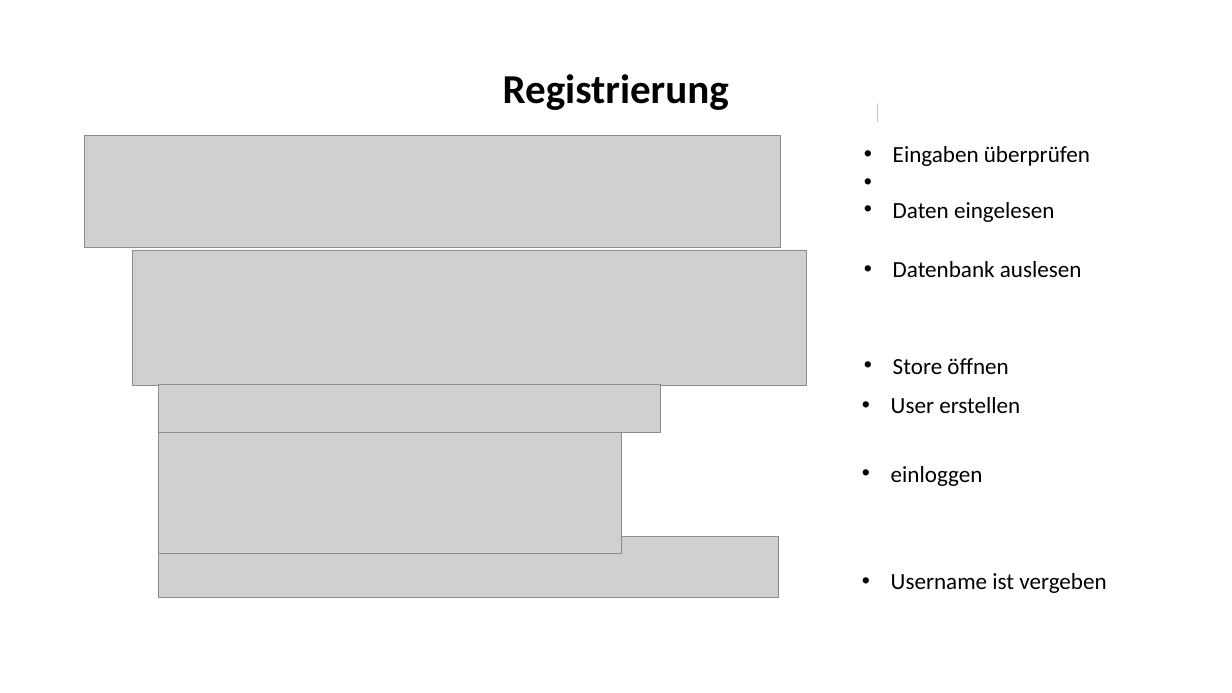
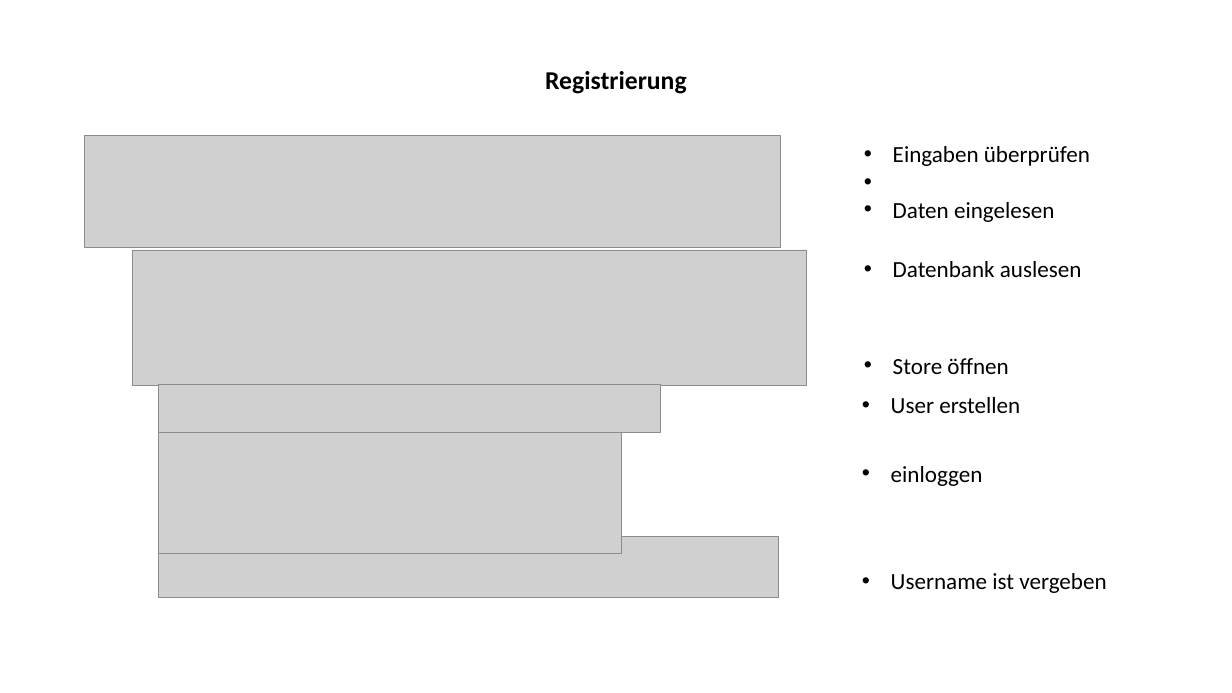
Before and after one commit to Fabusch/Kalenderprojekt, a slide deck: slide 4 of derKalender/Gruppen Kalender.odp. Drawn at 1232x693 pixels with LibreOffice and Linux fonts; fonts in the diff are those of the drawing; grey boxes stand for pictures. Boxes give left, top, right and bottom in pixels: in the first picture for what was removed or moved away, otherwise in the second. Text is boxed around its words. In the diff, an @@ line names an element or a change of style, - is before the commit and + after.

```diff
--- a/derKalender/Gruppen Kalender.odp
+++ b/derKalender/Gruppen Kalender.odp
@@ text "Registrierung" at <box>545,71,687,94</box>: size 32 to 20 pt @@
@@ freeform shape removed at <box>345,79,877,143</box> @@
@@ title removed at <box>350,68,881,137</box> @@
-DB: Datensatz erstellen
```
Also in this commit, not shown: 2 other slides changed, 5 slides added, 2 slides removed.
